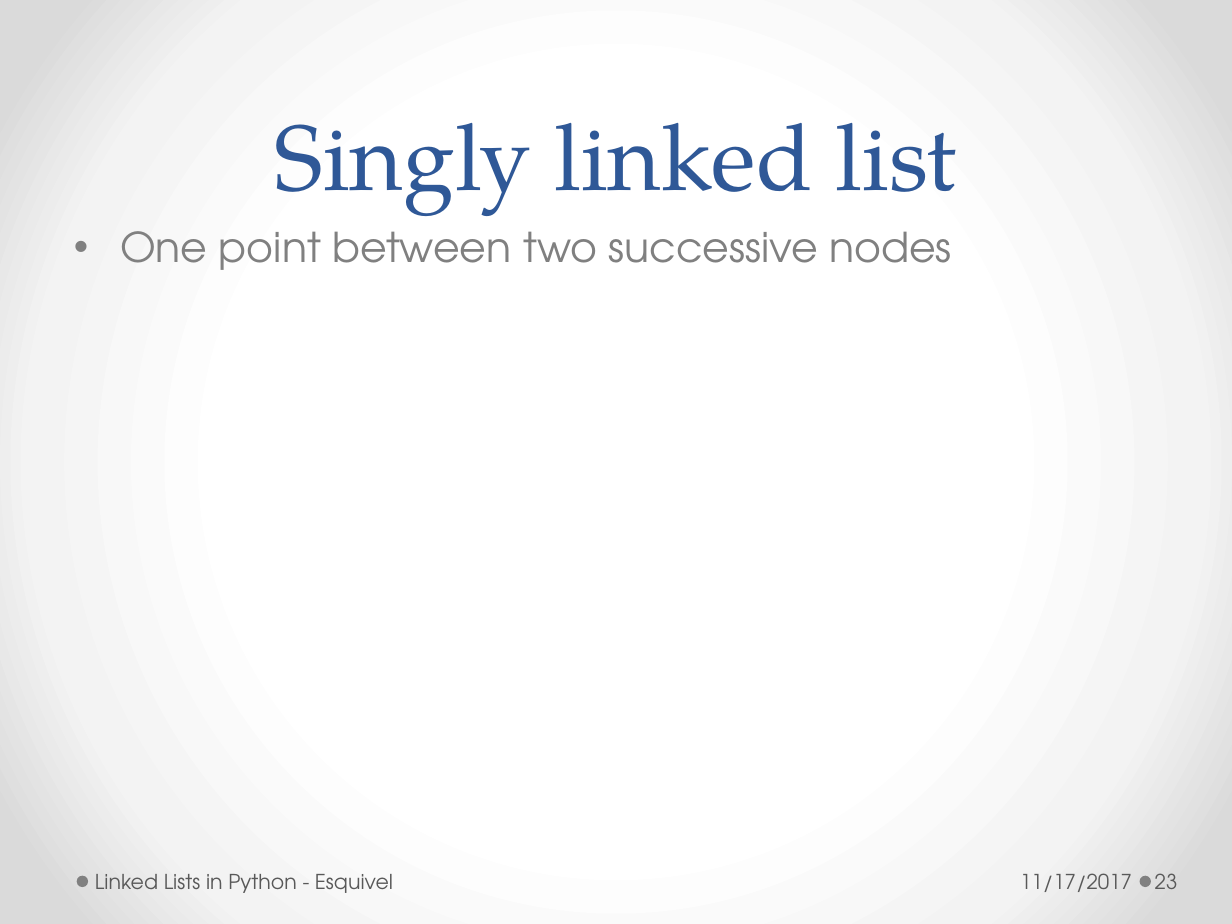
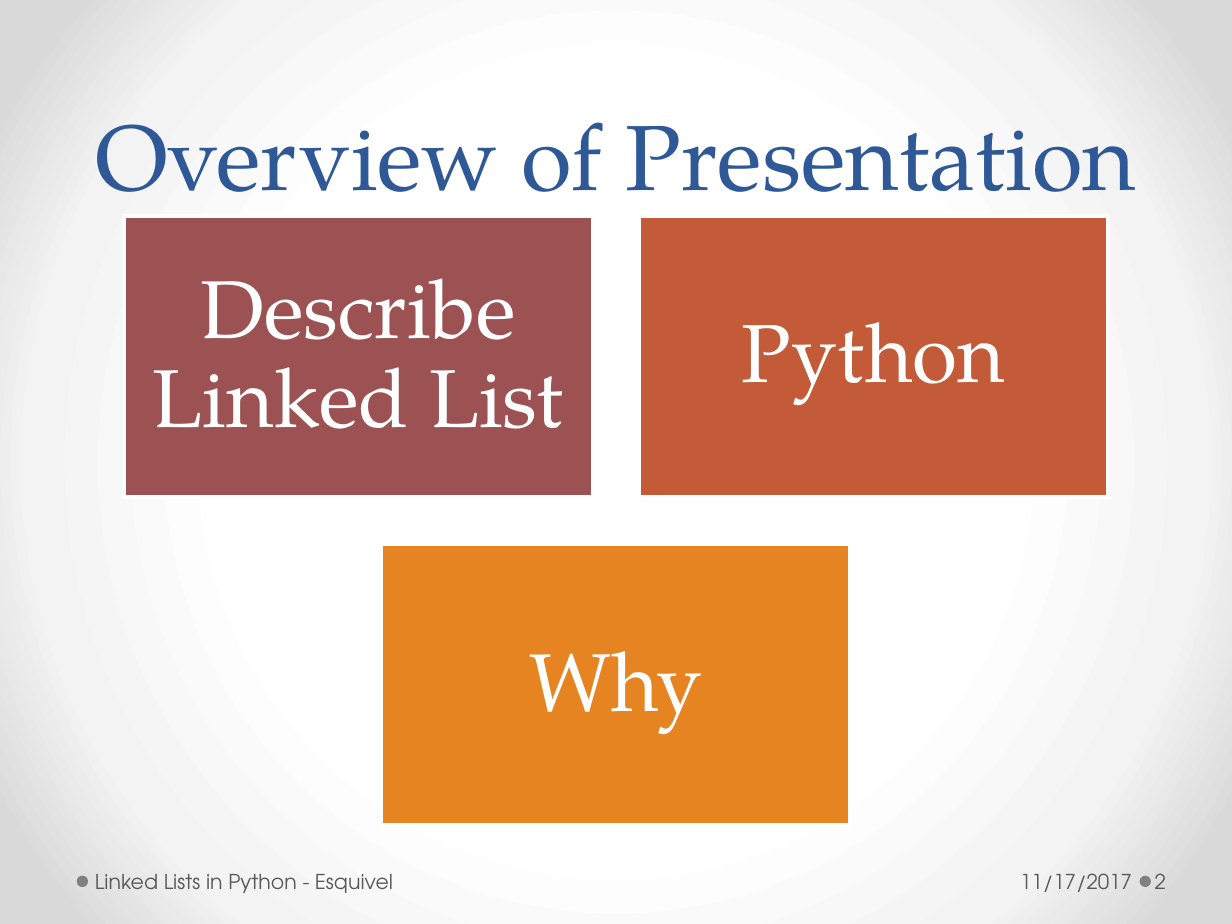
Before and after one commit to redsunsetrose/linked-Lists, a slide deck: slide 2 of LinkedLists.pptx (slide 23 before the commit). Drawn at 1232x924 pixels with LibreOffice and Linux fonts; fonts in the diff are those of the drawing. Boxes give left, top, right and bottom in pixels: in the first picture for what was removed or moved away, otherwise in the second. Text is boxed around its words. In the diff, an @@ line names an element or a change of style, - is before the commit and + after.

```diff
--- a/LinkedLists.pptx
+++ b/LinkedLists.pptx
@@ title at [95,122,1137,225]: text changed @@
-Singly linked list
+Overview of Presentation
@@ text removed at [120,231,952,270] @@
-• One point between two successive nodes
@@ group added at [123,216,1109,825]: 3 rectangles, 3 texts @@
+Describe Linked List
+Python
+Why
@@ page number at [1155,873,1166,889]: text changed @@
-23
+2
```
Also in this commit, not shown: 15 other slides changed, 5 slides removed.
